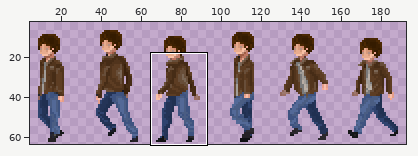
Two versions of one sprite sheet, assets/sprites/Player/player_move_mario.png. The first picture is a wide view before the edit; the outline marks the close-up.
Close-up. First the earlier version:
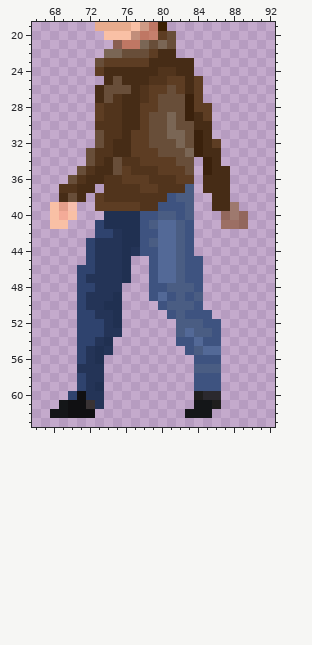
The file is 224x64 pixels. Colours within 5 levels of each other are drawn and written as one. Shown: x 66..92, y 19..63. The wide view leaves out empty margins. The commit also changed other parts of the picture, which this record leaves out.
New version:
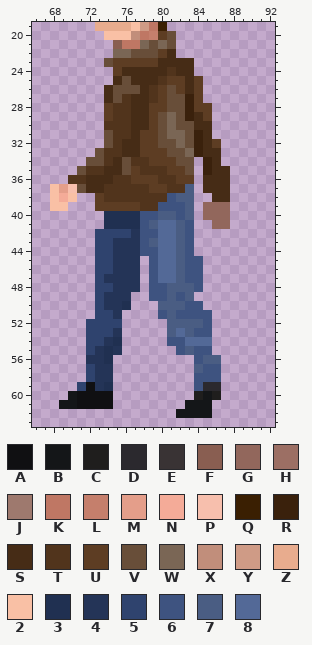
Palette (. is transparent): A #101012  B #141618  C #1f1e1d  D #2b292e  E #393334  F #895e51  G #92675c  H #9c6f64  J #9e796e  K #bf7764  L #c57f6c  M #e49e8a  N #f4ab98  P #f7bfad  Q #3a1f02  R #3a210c  S #462c16  T #51341c  U #5d3d23  V #684e39  W #7a6655  X #c18e7b  Y #cf9b86  Z #e8ac8e  2 #f9c0a5  3 #203051  4 #243457  5 #2f436e  6 #3e5380  7 #4a5d83  8 #536997
Diff:
@@ x 66..92 @@
 21 .........FKKWVWV...........
-22 ........WWVVVUSS...........
-23 .......VUUUUUSSSSS.........
-24 .......USSSSSSTTSS.........
-25 ........SVSSSTTUUSU........
-26 .......SVVVSTUUVUSU........
-27 .......SVTSSTUVVVRU........
-28 .......UTTSSUUVVVRUU.......
-29 .......UTTSSUVVWVRSU.......
-30 .......TTTSSUVVWVVSS.......
-31 .......VTTSUUVVWWVRS.......
-32 .......VTSSUUVVVWVRSU......
-33 ......VTTSSUUUVVVWRSS......
-34 ......VTSVTTUUUUVV.RS......
-35 .....VTSSVUTTTUUUV.RSS.....
-36 ....VTSSTTUUUTTTUU.SSS.....
-37 ...TTSS.TTTTUUTTT7.SSS.....
-38 ...SVS.UTTTTTTT677..SS.....
-39 ..2MP..UUUUUTT6667..SSJ....
-40 ..2N2...3333667767...GJG...
-41 ..22...53333678876...HHG...
-42 .......55433668876.........
-43 ......544433678876.........
-44 ......544434668876.........
-45 ......54443..688766........
-46 .....554443..688766........
-47 .....544443..688766........
-48 .....55444...667776........
-49 .....54443...686767........
-50 .....54433....67776........
-51 .....55443.....67666.......
-52 .....55543......77766......
-53 .....55544......78776......
-54 .....5543.......66866......
-55 .....5434........6788......
-56 .....543..........666......
-57 .....444..........777......
-58 .....544..........666......
-59 .....543..........666......
-60 ....5A44..........CDD......
-61 ...BAAE4..........BBC......
-62 ..BBAAA..........BBB.......
+22 .........WWVVVUS...........
+23 ........VUUUUUSSSS.........
+24 .........USSSSSTSS.........
+25 .........SVSSSTUUSU........
+26 ........SVVVSTUVUSU........
+27 ........SVTSSTUVVRU........
+28 ........UTTSSUUVVRUU.......
+29 ........UTTSSUVWVRSU.......
+30 ........TTTSSUVWVVSS.......
+31 ........VTTSUUVWWVRS.......
+32 ........VTSSUUVVWVRSU......
+33 .......VTTSSUUUVVWRSS......
+34 ......VVTSVTTUUUVV.RS......
+35 .....VTTSSVUTTTUUV.RSS.....
+36 ....TTSSSTTUUUTTUU.SSS.....
+37 ..2MPVSSTTTTTUUTT7.SSS.....
+38 ..2N2..UTTTTTTT677..SS.....
+39 ..22...UUUUUTT6667.GGG.....
+40 ........3333667767.GGG.....
+41 ........3333678876..GG.....
+42 .......55554668876.........
+43 .......55444678876.........
+44 .......55444668876.........
+45 .......55444.688766........
+46 .......55444.688766........
+47 .......54444.688766........
+48 .......55444.667776........
+49 .......5444..66767.........
+50 .......5443...77766........
+51 .......554....676666.......
+52 ......5555.....77776.......
+53 ......5554.....78766.......
+54 ......5543.....66888.......
+55 ......5434......6766.......
+56 ......443.........677......
+57 ......544.........766......
+58 ......544.........666......
+59 .....5A43.........6DD......
+60 ....BAAAA.........CBC......
+61 ...BBAAAA........BBB.......
+62 ................BBBB.......
 63 ...........................
Where, in picture pixels (left, top, right, bottom), the same in both close-ups:
changed: (50, 49, 248, 418)
